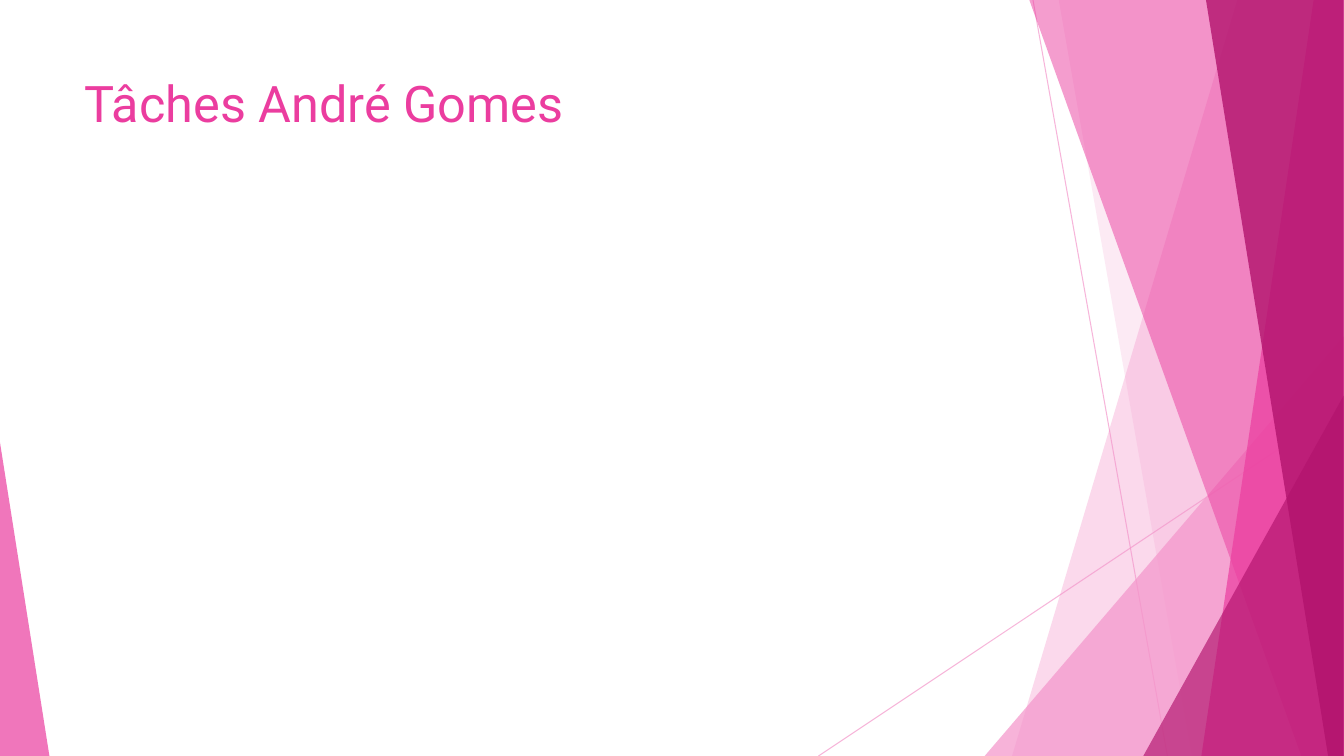
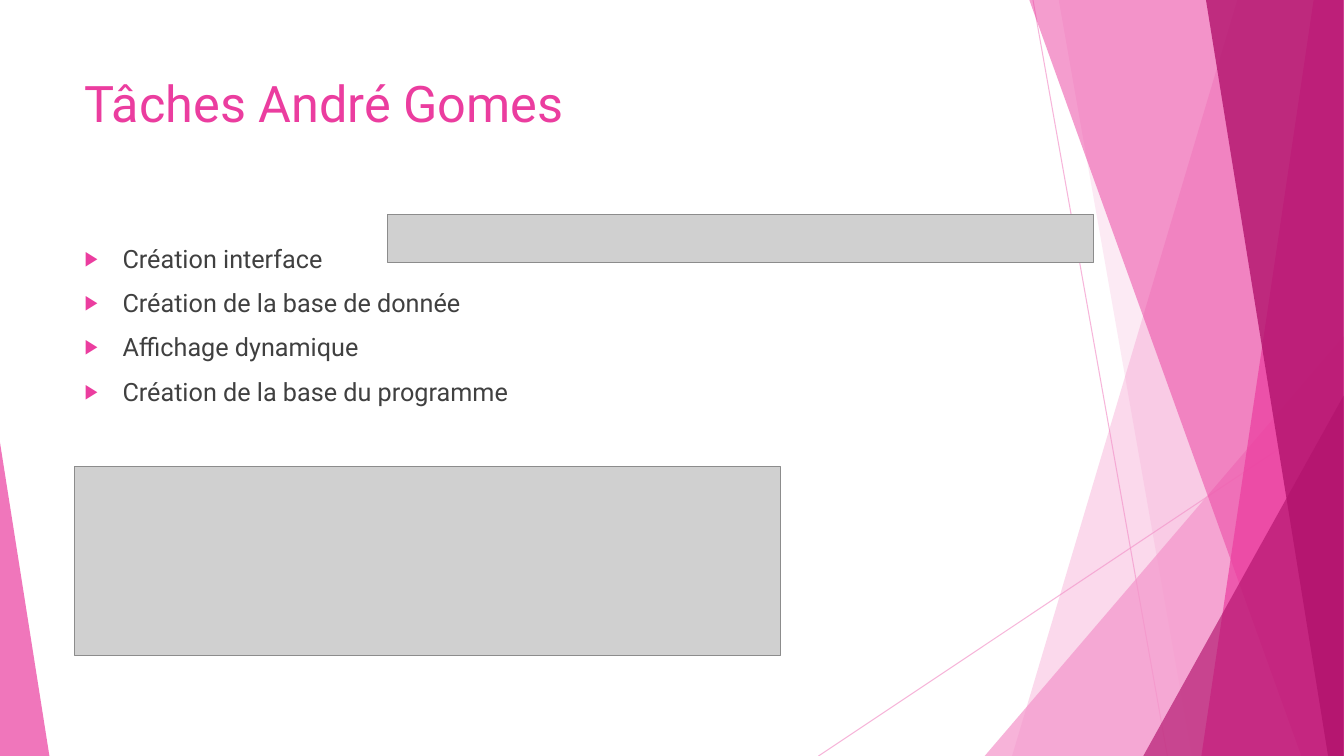
Before and after one commit to Wayne121/AGS-GPT-DemoMot, a slide deck: slide 6 of POWER ..pptx (slide 5 before the commit). Drawn at 1344x756 pixels with LibreOffice and Linux fonts; fonts in the diff are those of the drawing; grey boxes stand for pictures. Boxes give left, top, right and bottom in pixels: in the first picture for what was removed or moved away, otherwise in the second. Text is boxed around its words. In the diff, an @@ line names an element or a change of style, - is before the commit and + after.

```diff
--- a/POWER ..pptx
+++ b/POWER ..pptx
@@ picture added at (x1=387, y1=214, x2=1094, y2=262) @@
@@ text added at (x1=123, y1=249, x2=508, y2=407), 18 pt, text #404040 @@
+▶ Création interface
+▶ Création de la base de donnée
+▶ Affichage dynamique
+▶ Création de la base du programme
@@ picture added at (x1=75, y1=467, x2=780, y2=656) @@
```
Also in this commit, not shown: 3 slides added, 1 slide removed.
